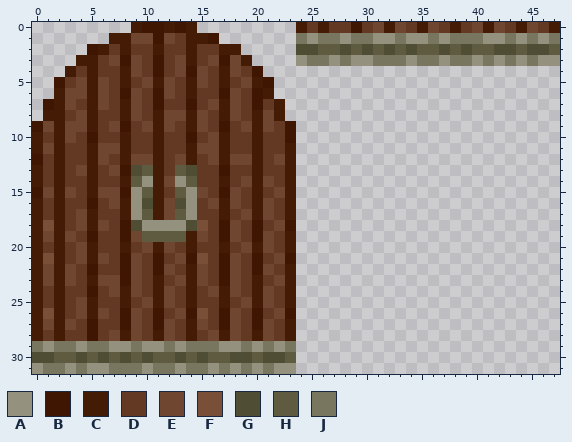
Two versions of one pixel-art sprite, media/door.png. Above, as it was before the edit.
The file is 48x32 pixels. Colours within 5 levels of each other are drawn and written as one.
Palette (. is transparent): A #94927f  B #3f1602  C #441c06  D #643924  E #6f462f  F #794f38  G #4f4d34  H #5e5b41  J #797660
Pixels before, first column x 0:
 0 .........CBBCBC.........CDCDDBDECEDCEDCDECEDCEDC
 1 .......CCEEBEDCCB.......JAJJAJJAAJAAJAJJJAAJAJAJ
 2 .....BCDCDDCDDCDDCC.....GGHHGHGHGHGHHGHGHHGGHGGH
 3 ....CCDEBEDBDECDEBEC....AJJAJAAJJJAJJAJJAJAJAJAA
 4 ...CDCDDCEDBDEBEDCEDB...........................
 5 ..BDECEDCDECEDCEDCDECB..........................
 6 ..CEECEDBEDBEDCDDBEDBC..........................
 7 .BCEDCEDCEDBDDBDECEDBDC.........................
 8 .CCDECDDCEDCEECEDCEDCEC.........................
 9 BECEECDEBDECEDCEDBDECEDB........................
10 CDCEDBDDCDDCDDBDECDDCDDB........................
11 CECDDCEECDDCDDCEECDDCDDC........................
12 BDCDDCEDCEECDECDECEECDEC........................
13 CDCDECDEBGHCDHGDDBDDCDDC........................
14 CDCDDCDDCHACEAHDDCDECEDC........................
15 BECEDCEEBAHCDHAEDBEDCDEC........................
16 CDCDDBDECAGCEGADECEDCEDC........................
17 CDCDECDDCAHCEHADDCDECEDC........................
18 CFCDECEDBGAAAAGFDBEDBDEB........................
19 CECEDBDDBEHHHHCEDBEDBEDC........................
20 CDCDECDDCDECEDCDDCDECEDC........................
21 CFCDECEDBEDBDEBFDBEDBDEB........................
22 CECEDBDDBEDBEDCEDBEDBEDC........................
23 CECEDCEEBEDCDECEDBEDCDEC........................
24 CDCDDBDECEDCEDCDECEDCEDC........................
25 CDCDECDDCDECEDCDDCDECEDC........................
26 CFCDECEDBEDBDEBFDBEDBDEB........................
27 CECEDBDDBEDBEDCEDBEDBEDC........................
28 CDCDDBDECEDCEDCDECEDCEDC........................
29 JAJJAJJAAJAAJAJJJAAJAJAJ........................
30 GGHHGHGHGHGHHGHGHHGGHGGH........................
31 AJJAJAAJJJAJJAJJAJAJAJAA........................
The same view after the edit:
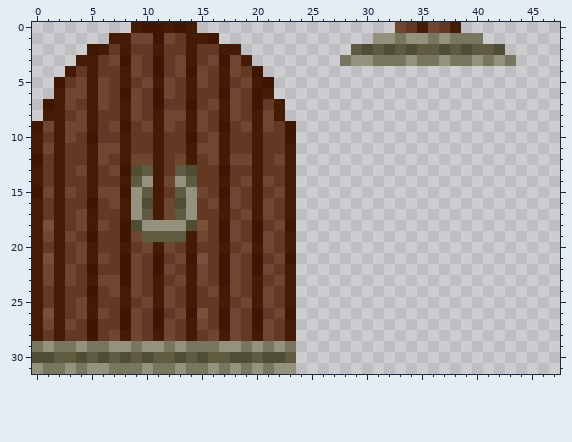
Changes in this commit:
The author cleared colour A in row 1 at x 25, 28, 41 to 42, 44 and 46; in row 3 at x 24, 27, 44 and 46 to 47.
The author cleared colour B in row 0 at x 29.
The author cleared colour C in row 0 at x 24, 26, 32, 41, 44 and 47.
The author cleared colour D in row 0 at x 25, 27 to 28, 30, 39, 43 and 46.
The author cleared colour E in row 0 at x 31, 40, 42 and 45.
The author cleared colour G in row 2 at x 24 to 25, 28, 43 and 45 to 46.
The author cleared colour H in row 2 at x 26 to 27, 44 and 47.
The author cleared colour J in row 1 at x 24, 26 to 27, 29 to 30, 43, 45 and 47; in row 3 at x 25 to 26 and 45.
Boxes around the changes in both pictures, in picture pixels (x1, y1, x2, y2):
erased: (296, 22, 395, 66)
erased: (461, 22, 560, 66)
